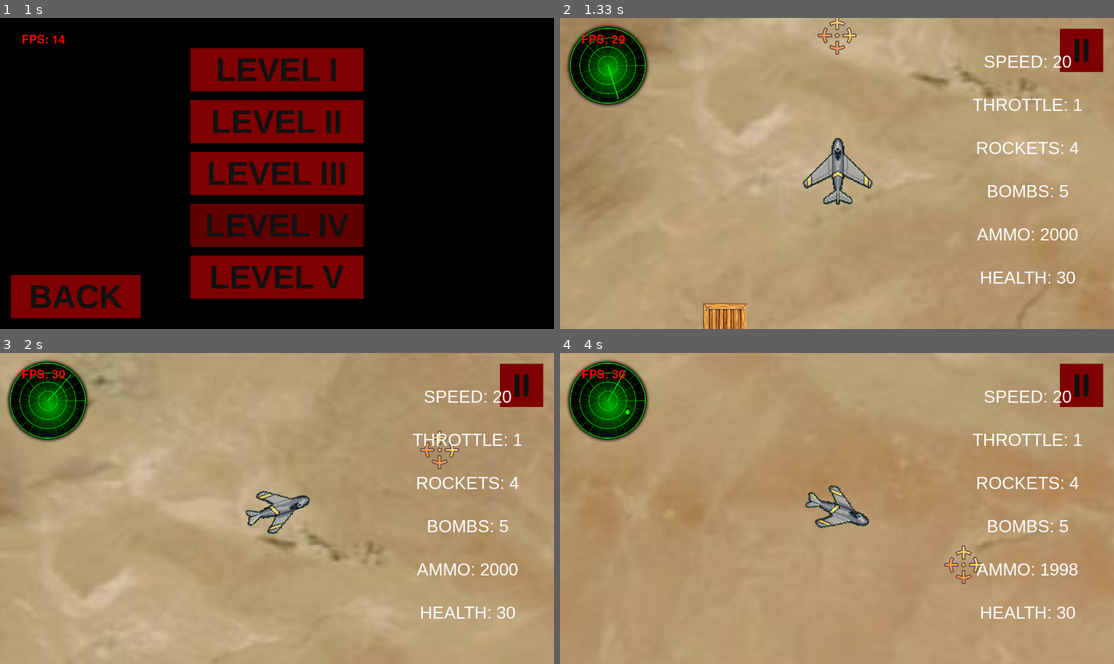
Above: before the commit, frames 1-4 (two rows, left to right).
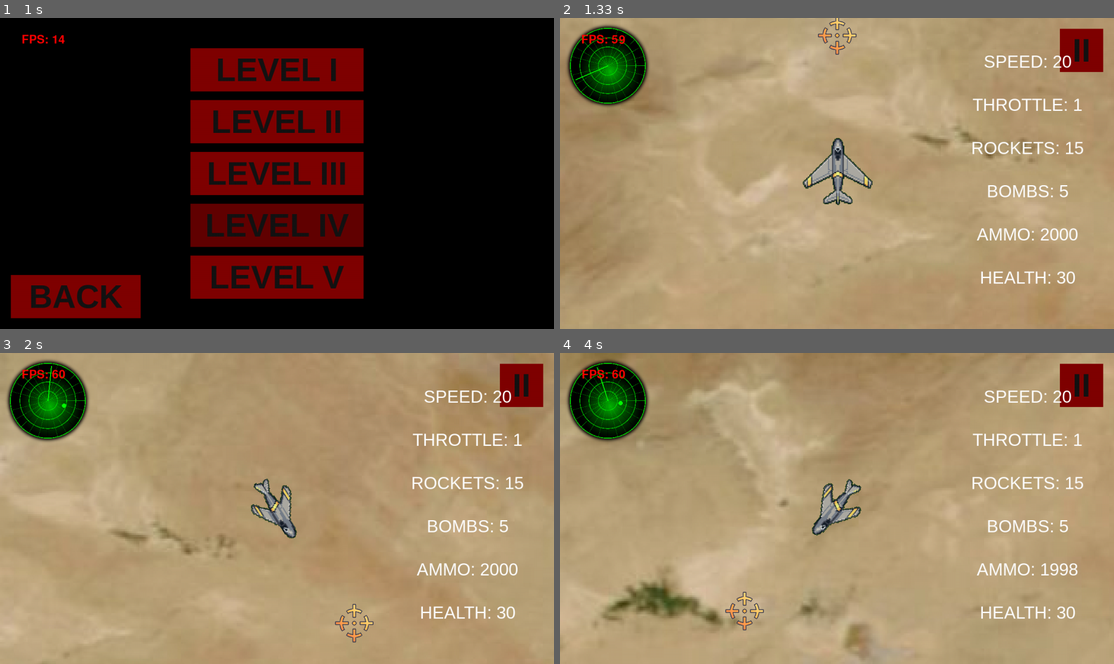
Above: after the commit, the same moments.

Repository: AndyCreator8/pygame_project_1
Game: pygame game, started from another_main.py
Same seed, same stepped clock (60 frames per second), same inputs: the game is played once before the commit and once after it.
Inputs (mouse positions are in pixels of both pictures, inside the frame that each line leads up to):
- Up to frame 1 (1 s): click (277, 126) at 0.38 s; press the mouse at (277, 173) at 0.7 s; move the mouse to (299, 204) at 0.8 s; release the mouse at (315, 238) at 0.93 s
- Up to frame 2 (1.33 s): press the mouse at (837, 70) at 1.03 s; move the mouse to (781, 95) at 1.13 s; release the mouse at (720, 123) at 1.27 s
- Up to frame 3 (2 s): hold F 1.33-1.8 s; hold D 1.33-1.8 s; hold D from 1.83 s (still down); tap Shift at 1.9 s
- Up to frame 4 (4 s): tap Shift at 2.2, 2.73, 3.07, 3.37, 3.57, 3.87 s; release D at 2.3 s; click (787, 617) at 2.38 s; hold W 2.67-2.97 s; hold D 3-3.47 s; hold A from 3.5 s (still down)

Frame 1 is identical in both runs. In frame 2, 10% of the frame differs, in the area x 0-100%, y 0-100%; in frame 3, 9.9%; in frame 4, 22%.

Commit message:
пофиксил некоторые баги

Diff:
--- a/another_main.py
+++ b/another_main.py
@@ -75,7 +75,7 @@
     map = Map()
     tcr = TargetCross()
     target = Target()
-    r = Radar(range=2000)
+    r = Radar(range=4000)
     enemiesc = level
     enemyvars = enemytypes[era]
     print(enemyvars)
@@ -550,7 +550,7 @@
         self.t = 0
         self.clock = pygame.time.Clock()
         self.clock.tick()
-        self.tick = lambda: self.clock.tick(60)
+        self.tick = lambda: self.clock.tick(120)
 
     def update(self, *args):
         self.realv = self.v - plane.vector
@@ -644,8 +644,10 @@
 
 
 class Rocket(BasedMapObject):
-    def __init__(self, vector, pos, target, damage=25, image=scale(load_image('missile.png'), 15, 73)):
+    def __init__(self, vector, pos, target, parent, damage=25):
+        image = scale(load_image('missile.png'), 15, 73)
         # self.add(rockets)
+        self.parent = parent
         self.sound = pygame.mixer.Sound('sounds/rct_launch.wav')
         self.sound.set_volume(0.2)
         self.sound.play()
@@ -664,7 +666,7 @@
         self.size = self.image.get_size()
         self.rect.x, self.rect.y = posf(pos, self.size)
         self.v = vector
-        self.distance = 3000
+        self.distance = 10000
         self.tv = self.rect.centerx - self.target.rect.centerx, self.rect.centery - self.target.rect.centery
 
     def update(self, *args):
@@ -715,6 +717,7 @@
             return 0
 
     def explosion(self):
+        self.parent.launched_rockets -= 1
         self.image = self.explosion_imgs[self.animation_sc]
         self.rect = self.image.get_rect()
         self.rect.center = self.target.rect.center
@@ -817,6 +820,7 @@
         self.rctdmg = rocket_damage
         self.health = self.maxhealth = health
         self.rockets = rockets
+        self.launched_rockets = 0
         self.bombing = False
         self.bomblimit = max_bombs
         self.autobombing = False
@@ -830,7 +834,7 @@
         self.t = 0
         self.clock = pygame.time.Clock()
         self.clock.tick()
-        self.tick = lambda: self.clock.tick(60)
+        self.tick = lambda: self.clock.tick(120)
         self.deltat = 0
 
         self.rect = self.image.get_rect()
@@ -908,12 +912,13 @@
             self.bombing = False
 
         if key[pygame.K_f] and self.rockets:
-            if self.rocketlimit:
+            if self.rocketlimit and self.launched_rockets < 2 and self.t - self.prev_rocket_t >= 4:
                 if enemies.sprites():
                     enemy = self.closest()
                     if self.t - self.prev_rocket_t >= 1:
                         self.rocketlimit -= 1
-                        Rocket(Vector(25, self.vector.angle), self.rect.center, enemy, self.rctdmg)
+                        self.launched_rockets += 1
+                        Rocket(Vector(25, self.vector.angle), self.rect.center, enemy, self, self.rctdmg)
                         self.prev_rocket_t = self.t
                     else:
                         print('Ракета перезаряжаются')
@@ -948,6 +953,8 @@
         self.rect.center = prev_rect
         self.explosion_sc += 1
         self.explotionsnd.play()
+        self.sound.stop()
+        self.mgsnd.stop()
         if self.explosion_sc == 10:
             load_results()
             self.kill()
@@ -1018,6 +1025,7 @@
         self.range = r.range
         self.bulletlimit = max_bullets
         self.rocketlimit = max_rockets
+        self.launched_rockets = 0
         self.bulletspeed = bullet_speed
         self.bltdmg = bullet_damage
         self.rctdmg = rocket_damage
@@ -1097,8 +1105,9 @@
             elif self.animation_sc > 6:
                 self.animation_sc -= 1
             if range > 200:
-                if self.rockets and self.t - self.prev_rocket_t >= 2 and self.rocketlimit:
-                    Rocket(Vector(25, self.v.angle), self.rect.center, plane)
+                if self.rockets and self.launched_rockets < 2 and self.rocketlimit and self.t - self.prev_rocket_t >= 4:
+                    self.launched_rockets += 1
+                    Rocket(Vector(25, self.v.angle), self.rect.center, plane, self)
                     self.rocketlimit -= 1
                     self.prev_rocket_t = self.t
         else:
@@ -1184,6 +1193,8 @@
         if self.health <= 0:
             global results
             results["Ground targets destroyed"] += 1
+            plane.rocketlimit += 5
+            plane.bulletlimit += 600
             self.kill()
         super().update()
 
@@ -1301,5 +1312,5 @@
         object.update()
     pygame.display.flip()
     if not paused:
-        t += clock.tick(30) / 1000
+        t += clock.tick(60) / 1000
 pygame.quit()
--- a/data/planes.json
+++ b/data/planes.json
@@ -7,7 +7,7 @@
     "mobility": 2,
     "max_bullets": 2000,
     "rockets": 0,
-    "max_rockets": 4,
+    "max_rockets": 5,
     "max_bombs": 5,
     "bullet_speed": 50,
     "bullet_damage": 0.5,
@@ -22,7 +22,7 @@
     "mobility": 2,
     "max_bullets": 2000,
     "rockets": 1,
-    "max_rockets": 4,
+    "max_rockets": 15,
     "max_bombs": 5,
     "bullet_speed": 50,
     "bullet_damage": 0.5,
@@ -37,7 +37,7 @@
     "mobility": 2,
     "max_bullets": 2000,
     "rockets": 0,
-    "max_rockets": 4,
+    "max_rockets": 0,
     "max_bombs": 5,
     "bullet_speed": 50,
     "bullet_damage": 0.5,
@@ -52,7 +52,7 @@
     "mobility": 2,
     "max_bullets": 2000,
     "rockets": 1,
-    "max_rockets": 4,
+    "max_rockets": 15,
     "max_bombs": 5,
     "bullet_speed": 50,
     "bullet_damage": 0.5,
@@ -67,7 +67,7 @@
     "mobility": 2,
     "max_bullets": 2000,
     "rockets": 0,
-    "max_rockets": 0,
+    "max_rockets": 9999,
     "max_bombs": 5,
     "bullet_speed": 50,
     "bullet_damage": 0.5,
@@ -82,7 +82,7 @@
     "mobility": 2,
     "max_bullets": 2000,
     "rockets": 0,
-    "max_rockets": 0,
+    "max_rockets": 9999,
     "max_bombs": 5,
     "bullet_speed": 50,
     "bullet_damage": 0.5,
@@ -97,7 +97,7 @@
     "mobility": 3,
     "max_bullets": 2000,
     "rockets": 0,
-    "max_rockets": 0,
+    "max_rockets": 5,
     "max_bombs": 5,
     "bullet_speed": 50,
     "bullet_damage": 0.5,
@@ -112,7 +112,7 @@
     "mobility": 2,
     "max_bullets": 2000,
     "rockets": 0,
-    "max_rockets": 0,
+    "max_rockets": 5,
     "max_bombs": 5,
     "bullet_speed": 50,
     "bullet_damage": 0.5,
Not shown, changed: dist/another_main.exe
